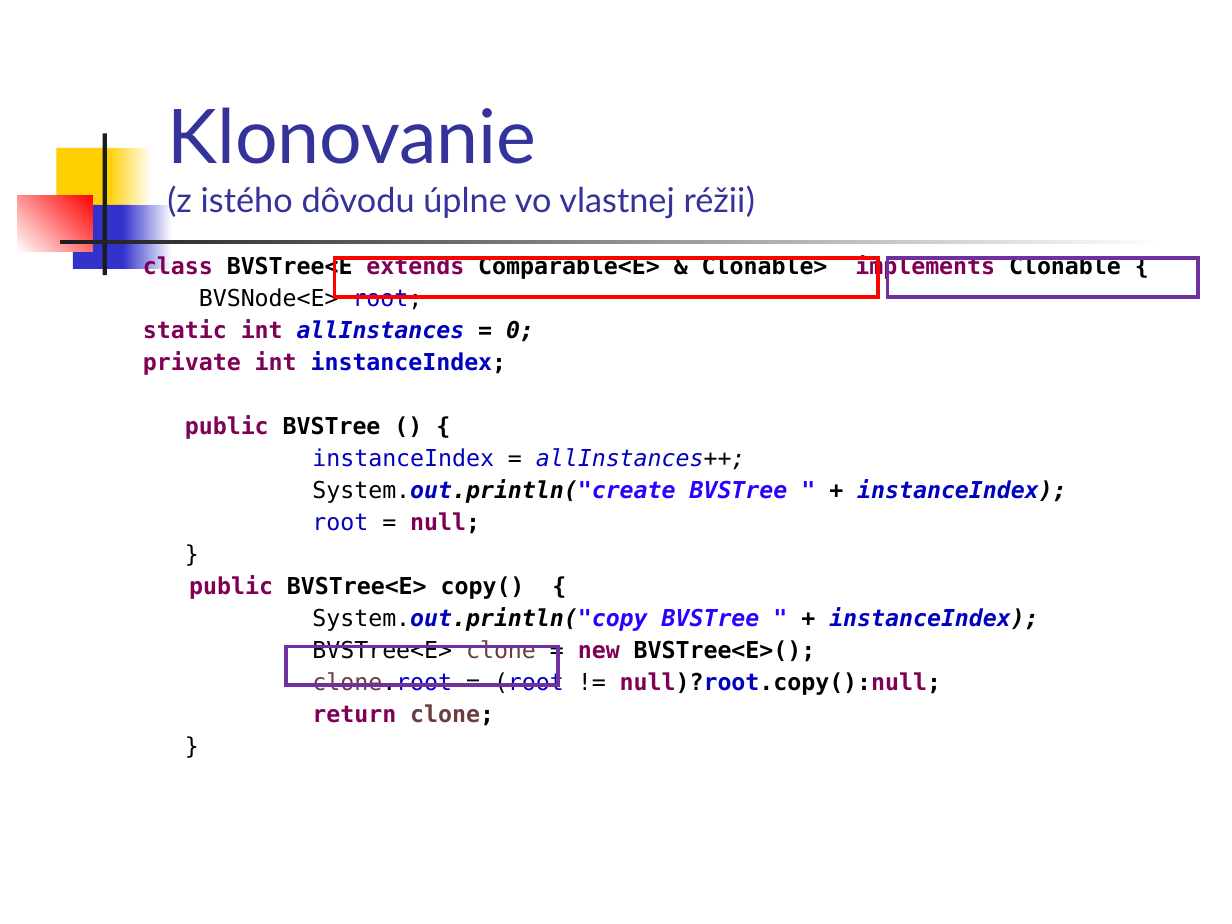
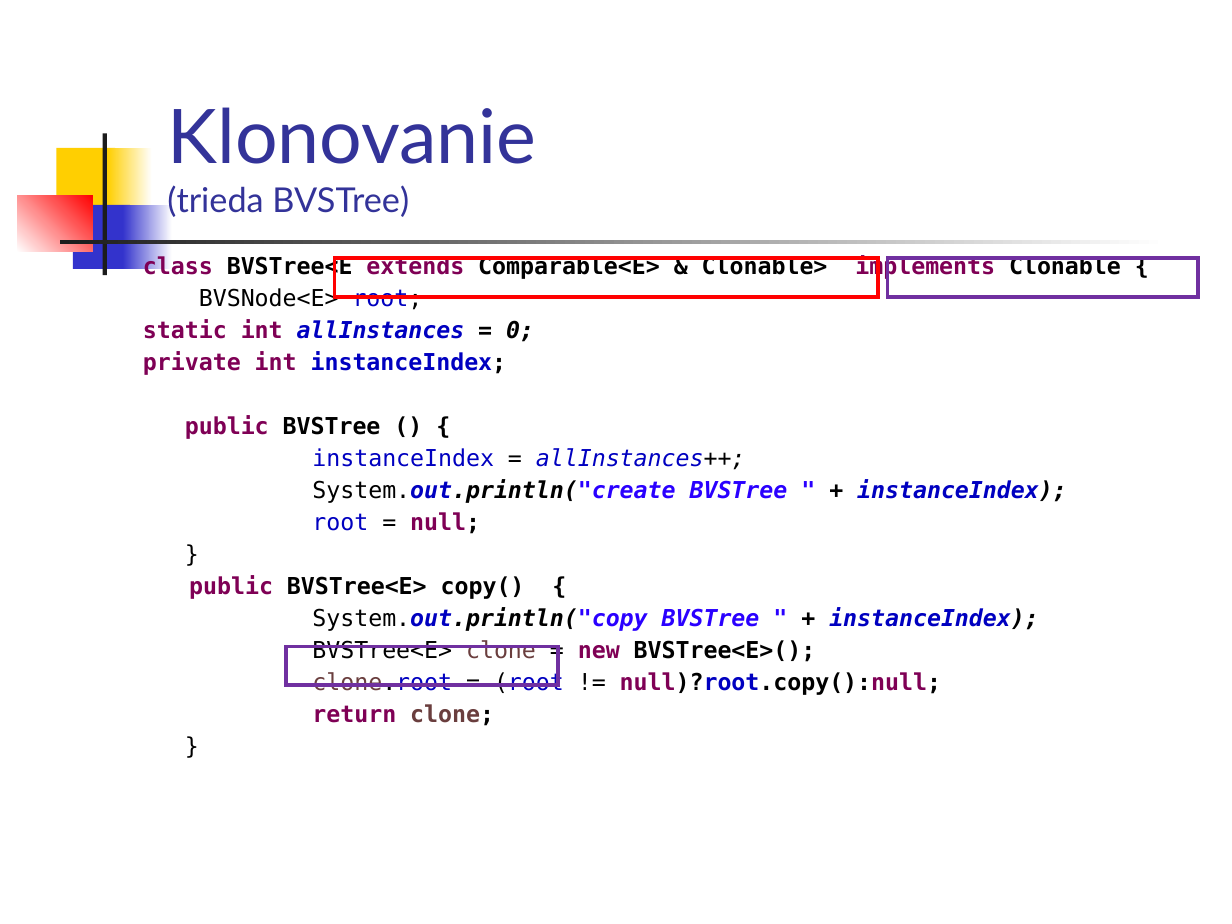
Before and after one commit to Programovanie4/Prednasky, a slide deck: slide 19 of 06/06_java_intro.ppt (slide 18 before the commit). Drawn at 1232x924 pixels with LibreOffice and Linux fonts; fonts in the diff are those of the drawing. Boxes give left, top, right and bottom in pixels: in the first picture for what was removed or moved away, otherwise in the second. Text is boxed around its words. In the diff, an @@ line names an element or a change of style, - is before the commit and + after.

```diff
--- a/06/06_java_intro.ppt
+++ b/06/06_java_intro.ppt
@@ title at bbox=[167, 107, 536, 217]: text changed @@
-Klonovanie
-(z istého dôvodu úplne vo vlastnej réžii)
+Klonovanie
+(trieda BVSTree)
```
Also in this commit, not shown: 10 other slides changed, 1 slide added, 3 other files.
